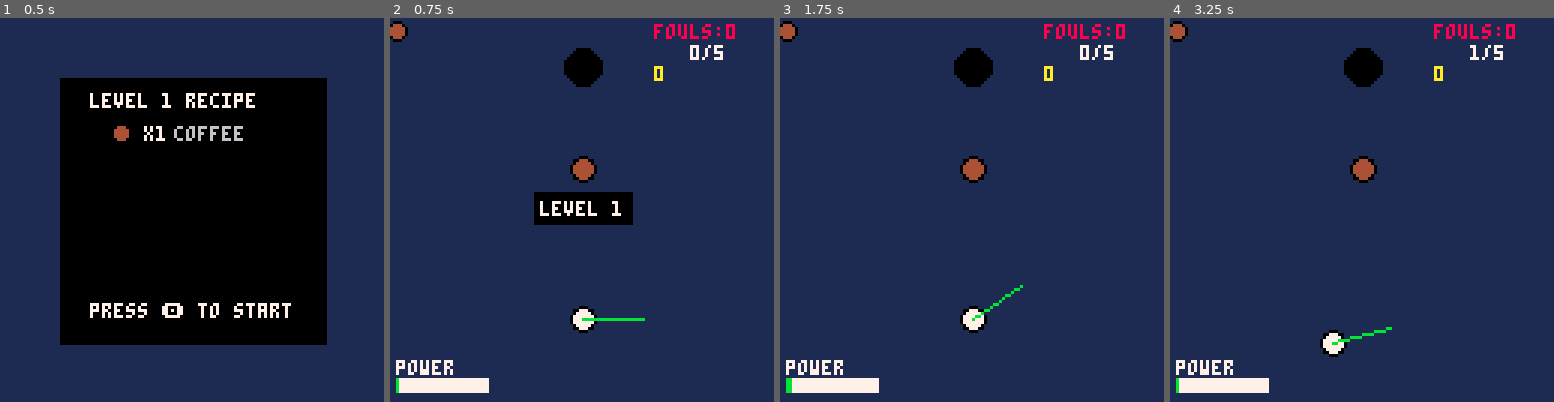
Above: before the commit, frames 1-4 (left to right).
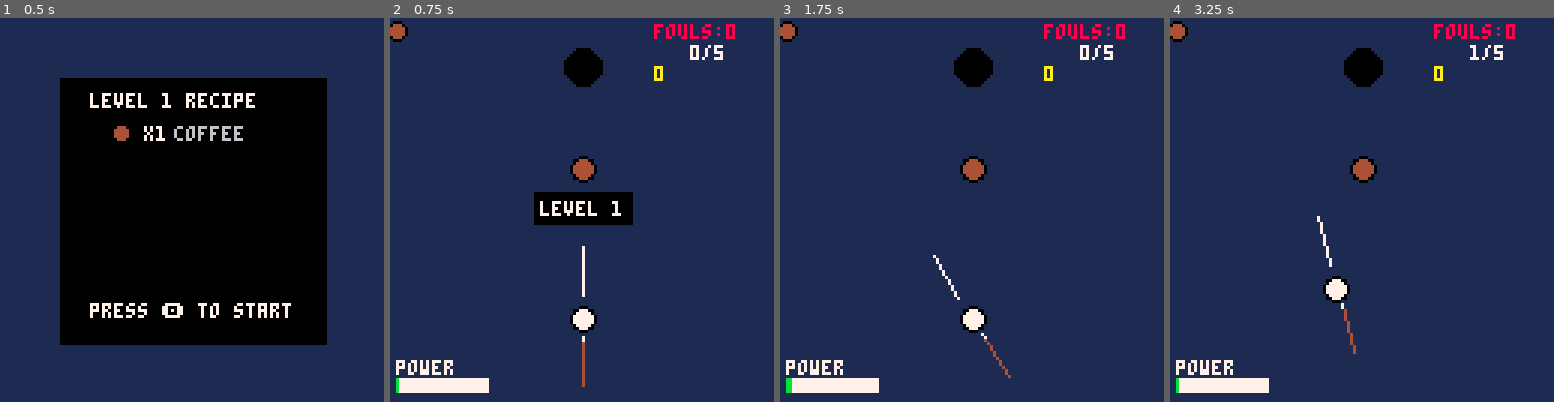
Above: after the commit, the same moments.

Repository: Loupax/coffee-pool
Game: PICO-8 cartridge barista.p8
The game is run twice, just before and just after one commit, with the same random seed, the same clock (stepped at 60 frames per second) and the same inputs.
Inputs:
- Up to frame 1 (0.5 s): tap X (X key) at 0.33 s
- Up to frame 2 (0.75 s): tap O (Z key) at 0.7 s
- Up to frame 3 (1.75 s): tap X (X key) at 1.07 s; hold Right from 1.6 s (still down); tap O (Z key) at 1.7 s
- Up to frame 4 (3.25 s): tap X (X key) at 1.85, 2.97 s; release Right at 2.1 s; tap O (Z key) at 2.1, 2.5, 2.9 s; hold Right 2.47-3.03 s; hold Left from 3.08 s (still down)

Frame 1 is identical in both runs. In frame 2, 0.3% of the frame differs, in the area x 50-67%, y 59-97%; in frame 3, 0.3%; in frame 4, 1.0%, in the area x 38-58%, y 51-89%.

Commit message:
More polish

Diff:
--- a/barista.p8
+++ b/barista.p8
@@ -31,6 +31,7 @@
 msg_t=0
 gameover=false
 lvl_complete=false
+floaters={}
 
 -- levels
 levels={
@@ -72,12 +73,13 @@
  mult=0
  input_lock=10
  state=3
- theta=0
+ theta=0.75
  power=0
  charging=false
  cue=nil
  gameover=false
  lvl_complete=false
+ floaters={}
  recipe={}
  for k,v in pairs(l.recipe) do
   recipe[k]=v
@@ -252,10 +254,12 @@
       and b.t!=0 then
        eval_score(b.t)
        b.cd=cd_frames
+       add(floaters,{txt=inames[b.t+1],x=b.x,y=b.y,t=30,c=ecol(b.t)})
       elseif b.t==0 and a.cd==0
       and a.t!=0 then
        eval_score(a.t)
        a.cd=cd_frames
+       add(floaters,{txt=inames[a.t+1],x=a.x,y=a.y,t=30,c=ecol(a.t)})
       end
      end
     end
@@ -302,6 +306,13 @@
    end
   end
 
+  -- update floaters
+  for f in all(floaters) do
+   f.y-=0.5
+   f.t-=1
+   if f.t<=0 then del(floaters,f) end
+  end
+
   if state!=2 and allstop then
    state=2
   end
@@ -411,14 +422,25 @@
   end
  end
 
- -- aim line
+ -- floaters
+ for f in all(floaters) do
+  print(f.txt,f.x-#f.txt*2,f.y,f.c)
+ end
+
+ -- aim line + cue stick
  if state==0 and not gameover
  and not lvl_complete then
   local ax=cos(theta)
   local ay=sin(theta)
-  local lx=cue.x+ax*20
-  local ly=cue.y+ay*20
-  line(cue.x,cue.y,lx,ly,11)
+  line(cue.x-ax*8,cue.y-ay*8,cue.x-ax*24,cue.y-ay*24,7)
+  local pd=6+power*4
+  local cl=16
+  local cx=cue.x+ax*pd
+  local cy=cue.y+ay*pd
+  local ex=cue.x+ax*(pd+cl)
+  local ey=cue.y+ay*(pd+cl)
+  line(cx,cy,ex,ey,4)
+  line(cx,cy,cx+ax,cy+ay,7)
   -- power bar
   local pw=power/aim_pow_max
   rectfill(2,120,2+pw*30,124,8)
Not shown, changed: cost-report.md
Not shown, added: deploy.sh
Not shown, changed: docs/index.html
Not shown, added: docs/index.js
